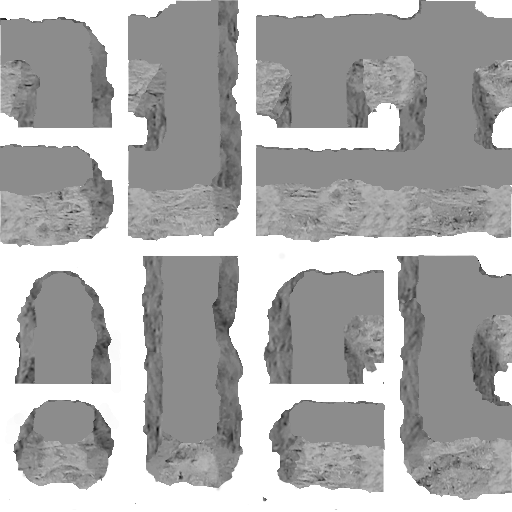
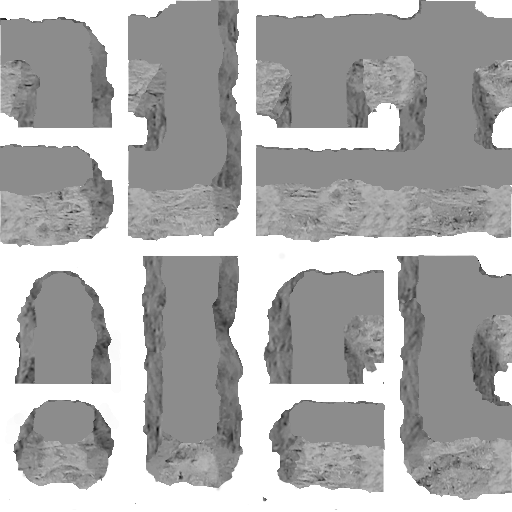
Revision of a layered 512×512 image; what changed, layer by layer:
painted on "roof" over bbox(160, 35, 227, 351)
